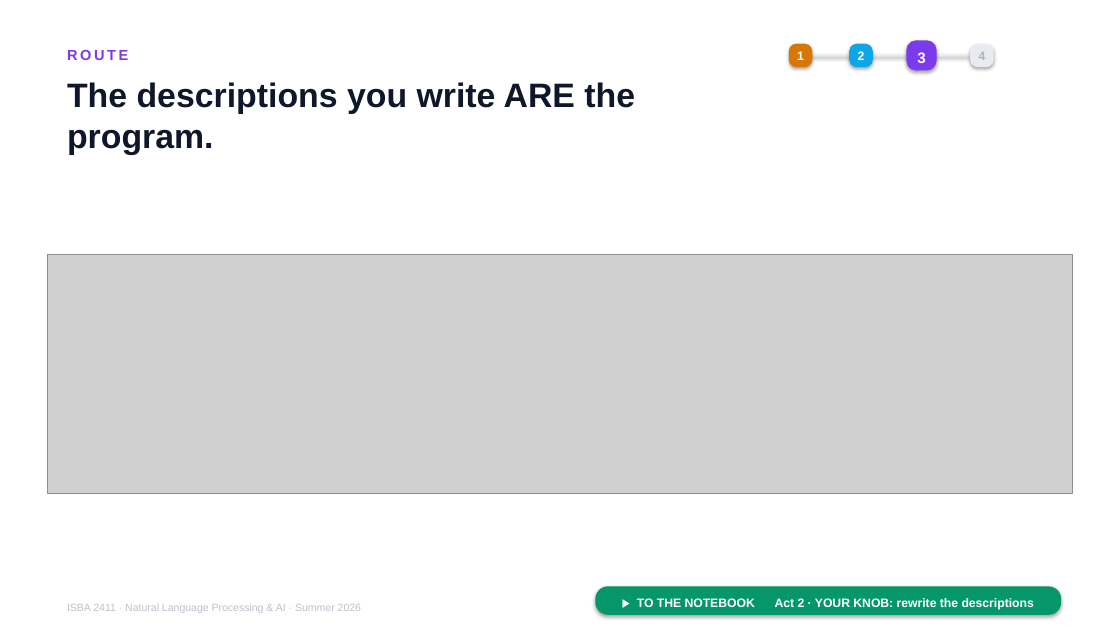
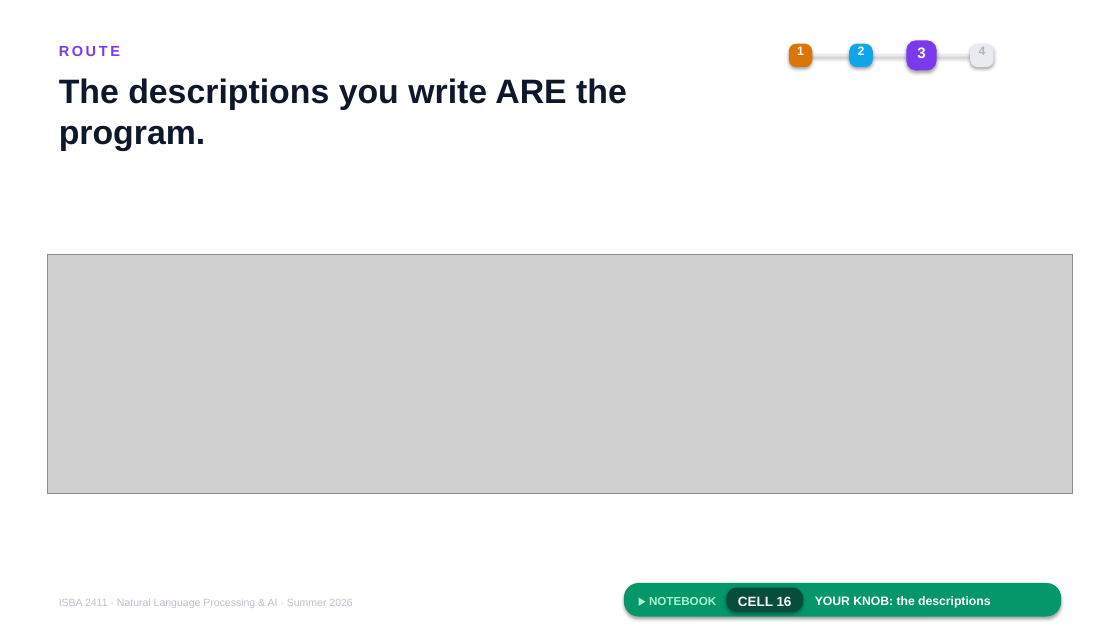
Before and after one commit to JulesMalin/isba2411-nlp, a slide deck: slide 18 of Week 7/L13_Support_Copilot.pptx. Drawn at 1120x630 pixels with LibreOffice and Linux fonts; fonts in the diff are those of the drawing; grey boxes stand for pictures. Boxes give left, top, right and bottom in pixels: in the first picture for what was removed or moved away, otherwise in the second. Text is boxed around its words. In the diff, an @@ line names an element or a change of style, - is before the commit and + after.

```diff
--- a/Week 7/L13_Support_Copilot.pptx
+++ b/Week 7/L13_Support_Copilot.pptx
@@ 7 texts: place and size @@
-7 texts at (67, 50, 986, 613)
+7 texts at (59, 46, 986, 608)
@@ rounded rectangle: place and size @@
-rounded rectangle at (596, 586, 1062, 615)
+rounded rectangle at (624, 583, 1062, 617)
@@ text added at (649, 597, 716, 605), 10 pt, text #A7F3D0, bold @@
+▶ NOTEBOOK
@@ rounded rectangle added at (727, 588, 803, 613), fill #064E3B @@
@@ text added at (738, 596, 792, 606), 11.5 pt, text #FFFFFF, bold @@
+CELL 16
@@ text at (815, 596, 990, 608): text changed @@
-▶ TO THE NOTEBOOK Act 2 · YOUR KNOB: rewrite the descriptions
+YOUR KNOB: the descriptions
```
Also in this commit, not shown: 16 other slides changed.
